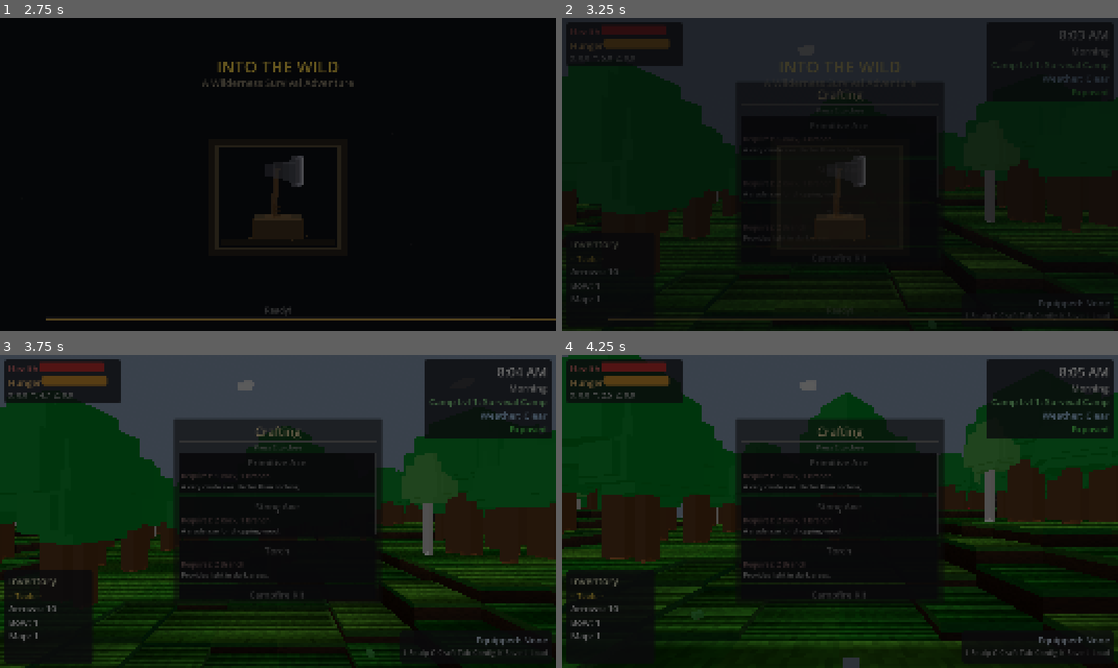
Above: before the commit, frames 1-4 (two rows, left to right).
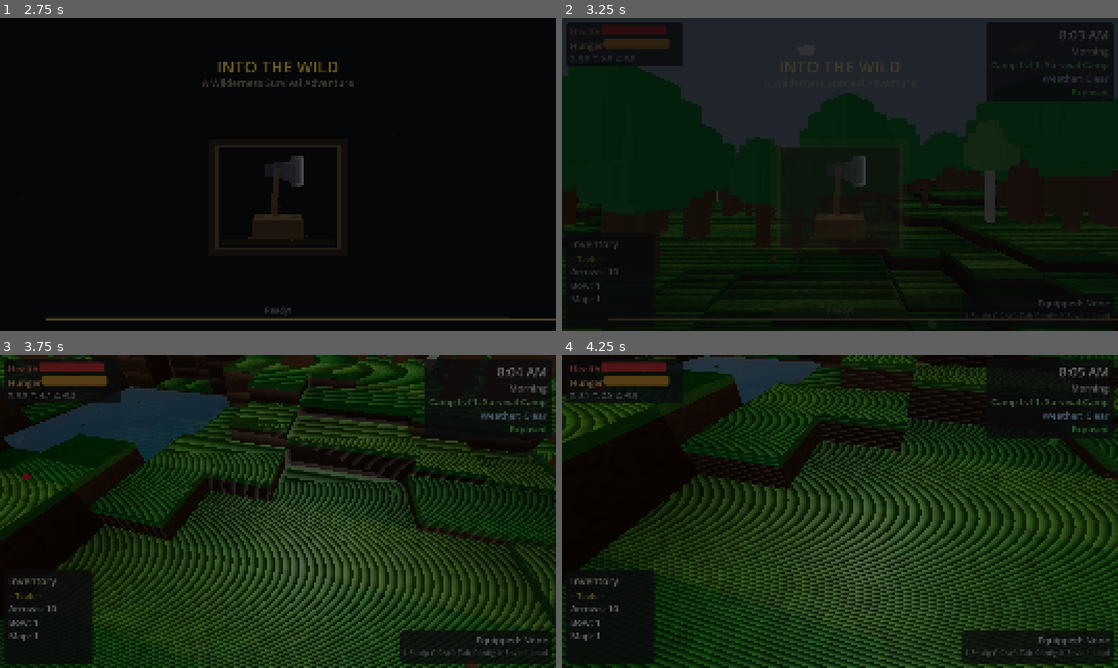
Above: after the commit, the same moments.

Repository: adchamberlain/into-the-wild
Game: Godot game, scene res://scenes/main.tscn
The game is run twice, just before and just after one commit, with the same random seed, the same clock (stepped at 60 frames per second) and the same inputs.
Inputs (mouse positions are in pixels of both pictures, inside the frame that each line leads up to):
- Up to frame 1 (2.75 s): tap Enter at 0.5, 2 s; move the mouse to (305, 174) at 0.52 s; hold F (eat) 0.53-1.28 s; hold W (move_forward) from 0.53 s (still down); click (305, 174) at 0.67 s; tap Space (jump) at 0.77, 1.07, 1.52, 1.82 s; tap X (open_crafting, bound only after the commit) at 0.8, 1.35 s; tap C (open_crafting, bound only before the commit) at 1.25, 1.55 s; move the mouse to (250, 174) at 1.27 s; move the mouse to (289, 168) at 2.02 s; hold C (open_crafting, bound only before the commit) from 2.03 s (still down); tap Shift (sprint) at 2.3 s
- Up to frame 2 (3.25 s): release W (move_forward) at 2.75 s; release C (open_crafting, bound only before the commit) at 2.75 s; drag from (812, 237) to (673, 127) at 2.77 s
- Up to frame 3 (3.75 s): move the mouse to (444, 558) at 3.52 s; hold A (move_left) from 3.53 s (still down); hold Q (unequip) from 3.53 s (still down)
- Up to frame 4 (4.25 s): keep holding A (move_left); keep holding Q (unequip); tap Space (jump) at 3.77, 3.8, 4.07 s

Frame 1 is identical in both runs. In frame 2, 3.0% of the frame differs, in the area x 32-68%, y 24-78%; in frame 3, 59%, in the area x 0-100%, y 0-100%; in frame 4, 57%.

Commit message:
Fix 11 play session bugs: notifications, crouch, creature speeds, torch, tent exit
- Heat panel no longer flashes when closing wilderness sign
- Notifications say "health"/"hunger" instead of "HP"/"FD"
- Tortoise/lizard speeds reduced (50%/75% respectively)
- Torch shadows disabled, light lowered for better ground coverage
- Fall damage guard prevents "-0 health" notification
- Controller remap: unequip→□, crafting→X key, new crouch on C/✕
- Crouch mechanic with edge prevention, collision adjustment, ceiling check
- Fixed "Cooked Cooked Berries" doubled prefix
- Canvas tent exit now faces the door (positive Z)
- Diamond axe core highlight z-fighting fixed

Co-Authored-By: Claude Opus 4.6 <noreply@anthropic.com>

Diff:
--- a/project.godot
+++ b/project.godot
@@ -146,12 +146,12 @@
 unequip={
 "deadzone": 0.5,
 "events": [Object(InputEventKey,"resource_local_to_scene":false,"resource_name":"","device":-1,"window_id":0,"alt_press …(192 unchanged characters)…
-, Object(InputEventJoypadButton,"resource_local_to_scene":false,"resource_name":"","device":-1,"button_index":0,"pressure":0.0,"pressed":false,"script":null)
+, Object(InputEventJoypadButton,"resource_local_to_scene":false,"resource_name":"","device":-1,"button_index":2,"pressure":0.0,"pressed":false,"script":null)
 ]
 }
 open_crafting={
 "deadzone": 0.5,
-"events": [Object(InputEventKey,"resource_local_to_scene":fa …(140 unchanged characters)… d":false,"keycode":0,"physical_keycode":67,"key_label":0,"unicode":99,"location":0,"echo":false,"script":null)
+"events": [Object(InputEventKey,"resource_local_to_scene":fa …(140 unchanged characters)… d":false,"keycode":0,"physical_keycode":88,"key_label":0,"unicode":120,"location":0,"echo":false,"script":null)
 , Object(InputEventJoypadButton,"resource_local_to_scene":false,"resource_name":"","device":-1,"button_index":20,"pressure":0.0,"pressed":false,"script":null)
 ]
 }
@@ -177,6 +177,12 @@
 "events": [Object(InputEventJoypadButton,"resource_local_to_scene":false,"resource_name":"","device":-1,"button_index":9,"pressure":0.0,"pressed":false,"script":null)
 ]
 }
+crouch={
+"deadzone": 0.5,
+"events": [Object(InputEventKey,"resource_local_to_scene":false,"resource_name":"","device":-1,"window_id":0,"alt_pressed":false,"shift_pressed":false,"ctrl_pressed":false,"meta_pressed":false,"pressed":false,"keycode":0,"physical_keycode":67,"key_label":0,"unicode":99,"location":0,"echo":false,"script":null)
+, Object(InputEventJoypadButton,"resource_local_to_scene":false,"resource_name":"","device":-1,"button_index":0,"pressure":0.0,"pressed":false,"script":null)
+]
+}
 move_structure={
 "deadzone": 0.5,
 "events": [Object(InputEventKey,"resource_local_to_scene":false,"resource_name":"","device":-1,"window_id":0,"alt_press …(192 unchanged characters)…
--- a/scripts/campsite/structure_shelter.gd
+++ b/scripts/campsite/structure_shelter.gd
@@ -183,8 +183,8 @@
 	is_player_resting = false
 	_is_sleeping = false
 
-	# Move player back outside (to the open/front side of shelter - negative local Z)
-	var exit_offset: Vector3 = Vector3(0, 0, -2.5).rotated(Vector3.UP, rotation.y)
+	# Move player back outside (to the open/front side of shelter - positive local Z is the door)
+	var exit_offset: Vector3 = Vector3(0, 0, 2.5).rotated(Vector3.UP, rotation.y)
 	player.global_position = global_position + exit_offset
 	player.global_position.y = global_position.y + 1.0  # Stand height
 
--- a/scripts/creatures/ambient_lizard.gd
+++ b/scripts/creatures/ambient_lizard.gd
@@ -23,8 +23,8 @@
 	# Lizard-specific configuration - fast and darting
 	flee_distance = 6.0
 	awareness_distance = 10.0
-	move_speed = 5.0
-	flee_speed = 9.0
+	move_speed = 3.75
+	flee_speed = 6.75
 
 	super._ready()
 
--- a/scripts/creatures/ambient_tortoise.gd
+++ b/scripts/creatures/ambient_tortoise.gd
@@ -17,8 +17,8 @@
 	# Tortoise-specific configuration - very slow
 	flee_distance = 4.0
 	awareness_distance = 8.0
-	move_speed = 0.5
-	flee_speed = 1.0
+	move_speed = 0.25
+	flee_speed = 0.5
 
 	super._ready()
 
--- a/scripts/player/equipment.gd
+++ b/scripts/player/equipment.gd
@@ -769,12 +769,11 @@
 	light.light_color = item_data.get("light_color", Color(1.0, 0.8, 0.4))
 	light.light_energy = item_data.get("light_energy", 2.0)
 	light.omni_range = item_data.get("light_range", 10.0)
-	light.shadow_enabled = true
-	light.shadow_bias = 1.0
-	light.shadow_normal_bias = 2.0
-
-	# Position slightly in front and to the side of player
-	light.position = Vector3(0.5, 1.2, -0.5)
+	light.shadow_enabled = false
+
+	# Position at hand/torch height for better ground illumination
+	light.position = Vector3(0.4, 0.8, -0.4)
+	light.omni_attenuation = 0.6
 
 	player.add_child(light)
 	torch_light = light
@@ -1073,7 +1072,7 @@
 	var core := MeshInstance3D.new()
 	core.name = "CoreHighlight"
 	var core_mesh := BoxMesh.new()
-	core_mesh.size = Vector3(0.03, 0.08, 0.10)
+	core_mesh.size = Vector3(0.02, 0.06, 0.08)
 	core.mesh = core_mesh
 	var core_mat := StandardMaterial3D.new()
 	core_mat.albedo_color = Color(0.6, 0.85, 1.0)  # Bright cyan-white
@@ -1082,8 +1081,9 @@
 	core_mat.emission_enabled = true
 	core_mat.emission = Color(0.5, 0.8, 1.0)
 	core_mat.emission_energy_multiplier = 2.0
+	core_mat.render_priority = 1
 	core.material_override = core_mat
-	core.position = Vector3(0, 0.27, -0.08)
+	core.position = Vector3(0, 0.28, -0.08)
 	axe_model.add_child(core)
 
 	# Crystalline blade edge - bright blue-white, sharp and luminous
--- a/scripts/player/player_controller.gd
+++ b/scripts/player/player_controller.gd
@@ -47,6 +47,14 @@
 var is_climbing: bool = false
 var climbing_structure: Node = null  # The ladder we're climbing
 var is_grappling: bool = false  # Whether player is being pulled by grappling hook
+var is_crouching: bool = false  # Whether player is crouching (toggle)
+
+# Crouch settings
+const CROUCH_SPEED: float = 2.5  # Half walk speed
+const CROUCH_HEIGHT: float = 0.9  # Half the normal collision box height
+const STAND_HEIGHT: float = 1.8
+const CROUCH_CAMERA_Y: float = 0.8  # Camera target when crouching
+const CROUCH_EDGE_CHECK_DEPTH: float = 2.0  # Ray length to check for ground below
 
 # Performance: throttle raycast checks
 const INTERACTION_CHECK_INTERVAL: float = 0.1  # Check 10x/sec instead of 60x/sec
@@ -271,6 +279,11 @@
 		_try_use_equipped()
 		return
 
+	# Handle crouch toggle (C key or X button) - disabled while resting
+	if event.is_action_pressed("crouch") and not is_resting:
+		_toggle_crouch()
+		return
+
 	# Handle moving structures (M key or D-pad Up) - disabled while resting
 	if event.is_action_pressed("move_structure") and not is_resting:
 		_try_move_structure()
@@ -358,6 +371,10 @@
 	if is_on_floor() and not actually_swimming:
 		_try_step_up(delta)
 
+	# Crouch edge prevention (Minecraft sneak): stop at ledges
+	if is_crouching and is_on_floor() and not actually_swimming:
+		_crouch_edge_prevent()
+
 	move_and_slide()
 
 	# Breath / drowning check
@@ -417,14 +434,26 @@
 	# Using is_action_pressed allows holding the button to jump repeatedly when landing
 	# Don't jump if a UI menu is open (X button used for ui_accept)
 	if Input.is_action_pressed("jump") and is_on_floor() and not _is_ui_blocking_input():
-		velocity.y = jump_velocity
-		# Record jump start for fall damage calculation
-		fall_start_y = global_position.y
-		is_falling = false  # Will be set when actually falling
+		# Stand up from crouch first; if can't stand, don't jump
+		var can_jump: bool = true
+		if is_crouching:
+			if _can_stand_up():
+				is_crouching = false
+				_update_crouch_collision()
+			else:
+				can_jump = false
+		if can_jump:
+			velocity.y = jump_velocity
+			# Record jump start for fall damage calculation
+			fall_start_y = global_position.y
+			is_falling = false  # Will be set when actually falling
 
 	# Handle sprint (works with both keyboard and controller via action)
-	is_sprinting = Input.is_action_pressed("sprint") and is_on_floor() and not _is_ui_blocking_input()
-	current_speed = sprint_speed if is_sprinting else walk_speed
+	is_sprinting = Input.is_action_pressed("sprint") and is_on_floor() and not _is_ui_blocking_input() and not is_crouching
+	if is_crouching:
+		current_speed = CROUCH_SPEED
+	else:
+		current_speed = sprint_speed if is_sprinting else walk_speed
 
 	# Apply sandstorm speed reduction (30% slower during sandstorms)
 	if _sandstorm and _sandstorm.is_active:
@@ -753,11 +782,11 @@
 				var healed: float = HEALING_ITEMS[heal_type]
 				stats.heal(healed)
 				var item_name: String = heal_type.capitalize().replace("_", " ")
-				var msg: String = "Used %s! +%.0f HP" % [item_name, healed]
+				var msg: String = "Used %s! +%.0f health" % [item_name, healed]
 				# If item is also food, restore hunger too
 				if FOOD_VALUES.has(heal_type) and stats.hunger < stats.max_hunger:
 					var fed: float = stats.eat(FOOD_VALUES[heal_type])
-					msg += ", +%.0f FD" % fed
+					msg += ", +%.0f hunger" % fed
 				if hud and hud.has_method("show_notification"):
 					hud.show_notification(msg, Color(0.6, 1.0, 0.6, 1))
 				return
@@ -783,7 +812,7 @@
 			var fed: float = stats.eat(best_value)
 			var item_name: String = best_food.capitalize().replace("_", " ")
 			if hud and hud.has_method("show_notification"):
-				hud.show_notification("Ate %s! +%.0f FD" % [item_name, fed], Color(0.6, 1.0, 0.6, 1))
+				hud.show_notification("Ate %s! +%.0f hunger" % [item_name, fed], Color(0.6, 1.0, 0.6, 1))
 	else:
 		if hud and hud.has_method("show_notification"):
 			hud.show_notification("No food in inventory!", Color(1.0, 0.5, 0.5, 1))
@@ -855,6 +884,8 @@
 
 	var damage: float = (fall_distance - FALL_DAMAGE_THRESHOLD) * FALL_DAMAGE_PER_UNIT
 	damage = minf(damage, FALL_DAMAGE_MAX)
+	if damage < 1.0:
+		return  # Too small to matter, skip sound and notification
 
 	if stats:
 		stats.take_damage(damage)
@@ -862,8 +893,8 @@
 		# Show damage notification via HUD
 		var hud: Node = get_tree().get_first_node_in_group("hud")
 		if hud and hud.has_method("show_notification"):
-			hud.show_notification("Ouch! -%.0f HP" % damage, Color(1.0, 0.4, 0.4, 1))
-		print("[Player] Fall damage: %.1f HP (fell %.1f units)" % [damage, fall_distance])
+			hud.show_notification("Ouch! -%.0f health" % damage, Color(1.0, 0.4, 0.4, 1))
+		print("[Player] Fall damage: %.1f health (fell %.1f units)" % [damage, fall_distance])
 
 
 ## Handle player death: auto-save and respawn at latest shelter.
@@ -1027,7 +1058,7 @@
 	if not space_state:
 		return
 
-	var target_y: float = CAMERA_DEFAULT_Y
+	var target_y: float = CROUCH_CAMERA_Y if is_crouching else CAMERA_DEFAULT_Y
 
 	# Cast ray from waist height upward past default camera position
 	# to detect ceilings, sloped roofs, and overhanging terrain
@@ -1146,3 +1177,68 @@
 	var hud: Node = get_tree().get_first_node_in_group("hud")
 	if hud and hud.has_method("show_notification"):
 		hud.show_notification(message, color)
+
+
+## Toggle crouch on/off. When uncrouching, check for ceiling clearance first.
+func _toggle_crouch() -> void:
+	if is_crouching:
+		# Try to stand up — check for ceiling clearance
+		if _can_stand_up():
+			is_crouching = false
+			_update_crouch_collision()
+		# else: stay crouched (ceiling above)
+	else:
+		is_crouching = true
+		_update_crouch_collision()
+
+
+## Update collision shape height and position for crouch state.
+func _update_crouch_collision() -> void:
+	var col_shape: CollisionShape3D = get_node_or_null("CollisionShape3D")
+	if not col_shape or not col_shape.shape is BoxShape3D:
+		return
+	var box: BoxShape3D = col_shape.shape as BoxShape3D
+	if is_crouching:
+		box.size.y = CROUCH_HEIGHT
+		col_shape.position.y = CROUCH_HEIGHT / 2.0
+	else:
+		box.size.y = STAND_HEIGHT
+		col_shape.position.y = STAND_HEIGHT / 2.0
+
+
+## Check if there's enough room above to stand up from crouch.
+func _can_stand_up() -> bool:
+	var space_state: PhysicsDirectSpaceState3D = get_world_3d().direct_space_state
+	if not space_state:
+		return true
+	# Ray from current crouch top to standing top
+	var ray_start: Vector3 = global_position + Vector3(0, CROUCH_HEIGHT, 0)
+	var ray_end: Vector3 = global_position + Vector3(0, STAND_HEIGHT + 0.1, 0)
+	var query := PhysicsRayQueryParameters3D.create(ray_start, ray_end)
+	query.collision_mask = 1
+	query.exclude = [get_rid()]
+	var result: Dictionary = space_state.intersect_ray(query)
+	return result.size() == 0
+
+
+## Crouch edge prevention: cancel horizontal velocity if it would move the player off a ledge.
+func _crouch_edge_prevent() -> void:
+	if velocity.x == 0.0 and velocity.z == 0.0:
+		return
+	var space_state: PhysicsDirectSpaceState3D = get_world_3d().direct_space_state
+	if not space_state:
+		return
+	# Project next position based on velocity
+	var step: Vector3 = Vector3(velocity.x, 0, velocity.z).normalized() * 0.4
+	var test_pos: Vector3 = global_position + step
+	# Cast ray downward from the test position
+	var ray_start: Vector3 = test_pos + Vector3(0, 0.5, 0)
+	var ray_end: Vector3 = test_pos + Vector3(0, -CROUCH_EDGE_CHECK_DEPTH, 0)
+	var query := PhysicsRayQueryParameters3D.create(ray_start, ray_end)
+	query.collision_mask = 1
+	query.exclude = [get_rid()]
+	var result: Dictionary = space_state.intersect_ray(query)
+	if result.size() == 0:
+		# No ground ahead — stop horizontal movement
+		velocity.x = 0.0
+		velocity.z = 0.0
--- a/scripts/systems/input_manager.gd
+++ b/scripts/systems/input_manager.gd
@@ -15,12 +15,13 @@
 	"eat": "F",
 	"use_equipped": "R",
 	"unequip": "Q",
-	"open_crafting": "C",
+	"open_crafting": "X",
 	"open_inventory": "I",
 	"pause": "Esc",
 	"ui_accept": "Enter",
 	"ui_cancel": "Esc",
 	"move_structure": "M",
+	"crouch": "C",
 }
 
 # Button prompt mappings for PlayStation controller (DualSense)
@@ -31,7 +32,7 @@
 	"sprint": "L3",
 	"eat": "△",
 	"use_equipped": "R2",
-	"unequip": "✕",
+	"unequip": "□",
 	"open_crafting": "Pad",
 	"open_inventory": "Share",
 	"pause": "Menu",
@@ -40,6 +41,7 @@
 	"ui_accept": "○",
 	"ui_cancel": "✕",
 	"move_structure": "D-Up",
+	"crouch": "✕",
 }
 
 
--- a/scripts/ui/fire_menu.gd
+++ b/scripts/ui/fire_menu.gd
@@ -306,7 +306,7 @@
 
 	# Show notification
 	var output_name: String = output_item.capitalize().replace("_", " ")
-	_show_notification("Cooked %s!" % output_name, Color(1.0, 0.6, 0.2))
+	_show_notification("%s!" % output_name, Color(1.0, 0.6, 0.2))
 
 	action_selected.emit("cook")
 
--- a/scripts/ui/hud.gd
+++ b/scripts/ui/hud.gd
@@ -1146,11 +1146,12 @@
 	var compass: Control = get_node_or_null("CompassPanel")
 	if compass:
 		panels.append(compass)
-	if heat_panel:
-		panels.append(heat_panel)
 	for panel: Control in panels:
 		if panel:
 			panel.visible = not enabled
+	# Heat panel visibility is driven by desert heat state, not overlay toggle
+	if heat_panel and enabled:
+		heat_panel.visible = false
 	# Hide dynamic panels when entering overlay, but don't force-show on exit
 	if enabled:
 		if interaction_prompt_panel:
--- a/scripts/world/cactus.gd
+++ b/scripts/world/cactus.gd
@@ -230,7 +230,7 @@
 	# Show damage notification via HUD
 	var hud: Node = body.get_tree().get_first_node_in_group("hud")
 	if hud and hud.has_method("show_notification"):
-		hud.show_notification("Ouch! Cactus spines! -%.0f HP" % DAMAGE_AMOUNT, Color(1.0, 0.4, 0.4, 1))
+		hud.show_notification("Ouch! Cactus spines! -%.0f health" % DAMAGE_AMOUNT, Color(1.0, 0.4, 0.4, 1))
 
 	print("[Cactus] Player took %.0f contact damage" % DAMAGE_AMOUNT)
 
Not shown, changed: DEV_LOG.md
